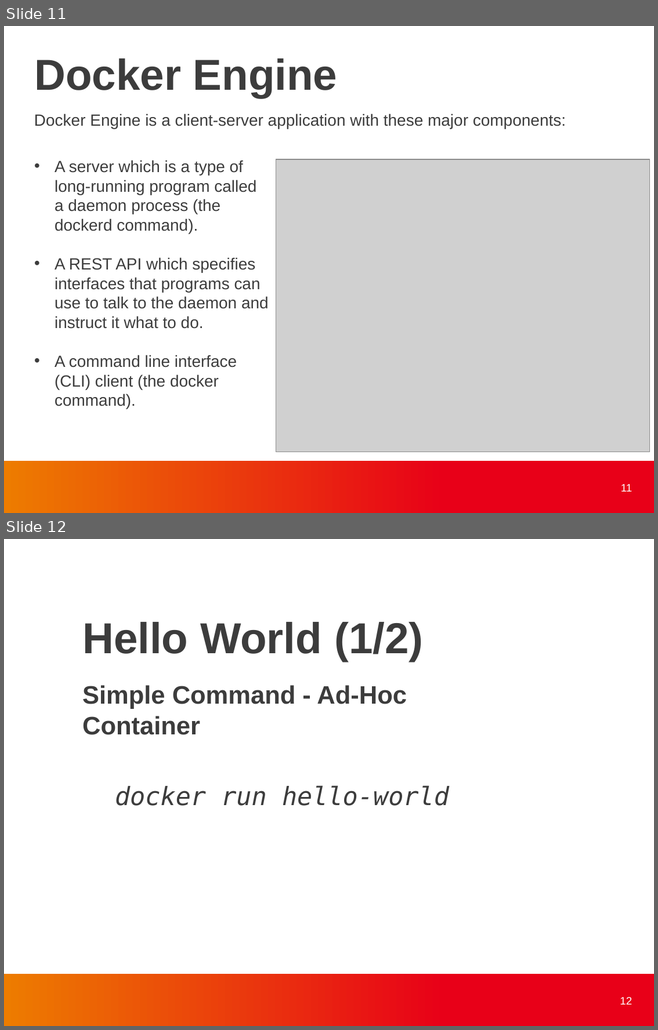
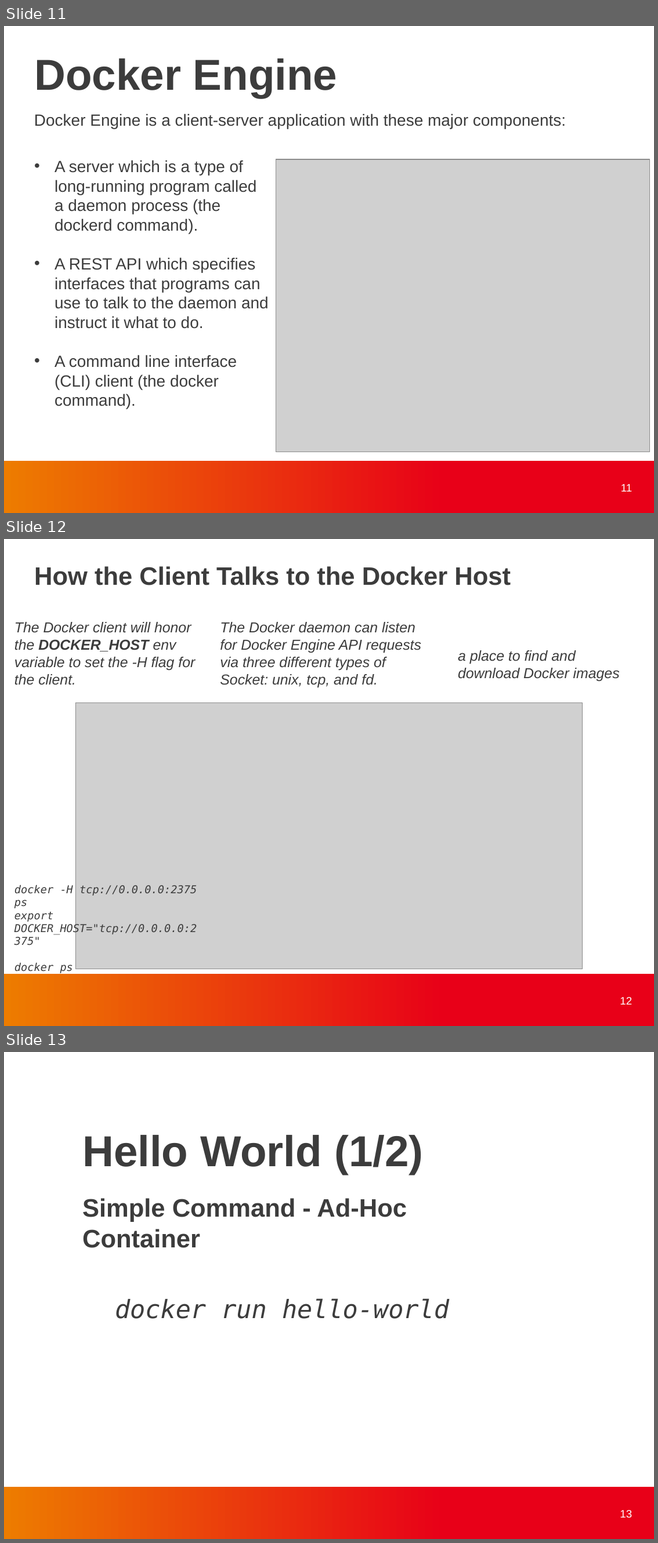
Before and after one commit to finneon/docker, a slide deck: docker_present.pptx. Shown one above the other, each under a label of ours: slides 11 and 12 before the commit, slides 11, 12 and 13 after it. The pictures are 658x1030 and 658x1543 pixels, drawn with LibreOffice and Linux fonts; fonts in the diff are those of the drawing; grey boxes stand for pictures; background and template pictures are left out. Boxes give left, top, right and bottom in pixels: in the first picture for what was removed or moved away, otherwise in the second. Text is boxed around its words. In the diff, an @@ line names an element or a change of style, - is before the commit and + after.

Commit message:
Update docker present slide

```diff
--- a/docker_present.pptx
+++ b/docker_present.pptx
@@ slide 12 added at bbox=[4, 539, 654, 1026], background #FFFFFF; not listed: 1 template element that a slide beside it also shows @@
@@ text added at bbox=[34, 566, 510, 585], 28 pt, text #3C3C3C, bold @@
+How the Client Talks to the Docker Host
@@ text added at bbox=[14, 622, 195, 685], 16 pt, text #3C3C3C, italic @@
+The Docker client will honor the DOCKER_HOST env variable to set the -H flag for the client.
@@ text added at bbox=[220, 622, 421, 687], 16 pt, text #3C3C3C, italic @@
+The Docker daemon can listen for Docker Engine API requests via three different types of Socket: unix, tcp, and fd.
@@ text added at bbox=[458, 650, 619, 681], 16 pt, text #3C3C3C, italic @@
+a place to find and download Docker images
@@ picture added at bbox=[75, 703, 582, 969] @@
@@ text added at bbox=[14, 885, 197, 972], 12 pt, text #3C3C3C, italic @@
+docker -H tcp://0.0.0.0:2375 ps
+export DOCKER_HOST="tcp://0.0.0.0:2375"
+docker ps
@@ page number added at bbox=[619, 997, 632, 1005], 12 pt, text #FFFFFF @@
+12
@@ what was slide 12 is now slide 13 @@
@@ page number at bbox=[619, 1510, 632, 1518]: text changed @@
-12
+13
```
